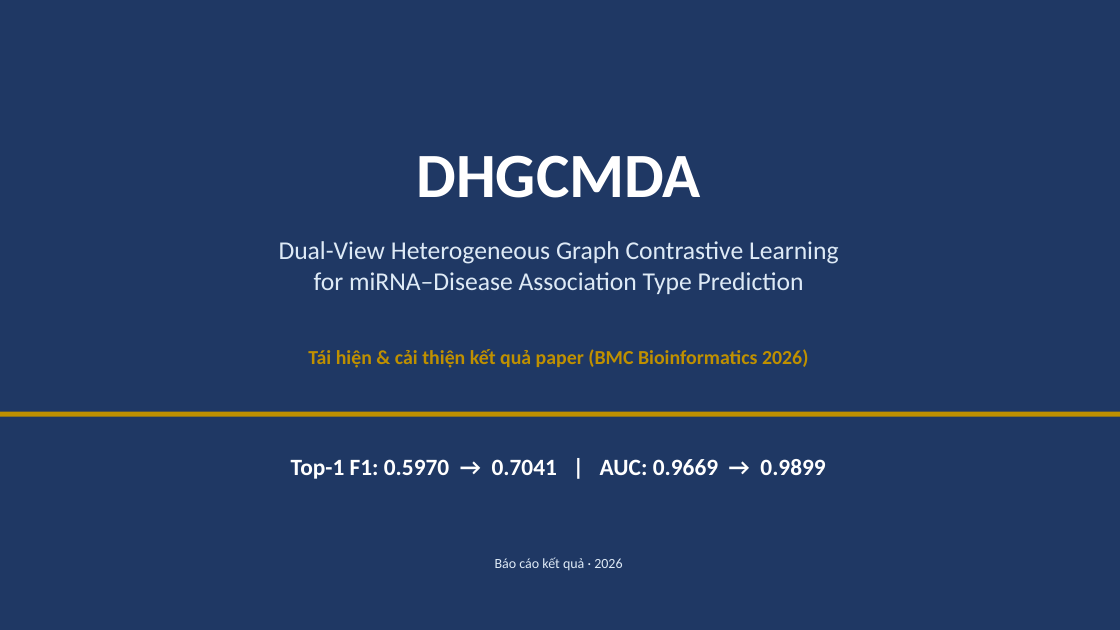
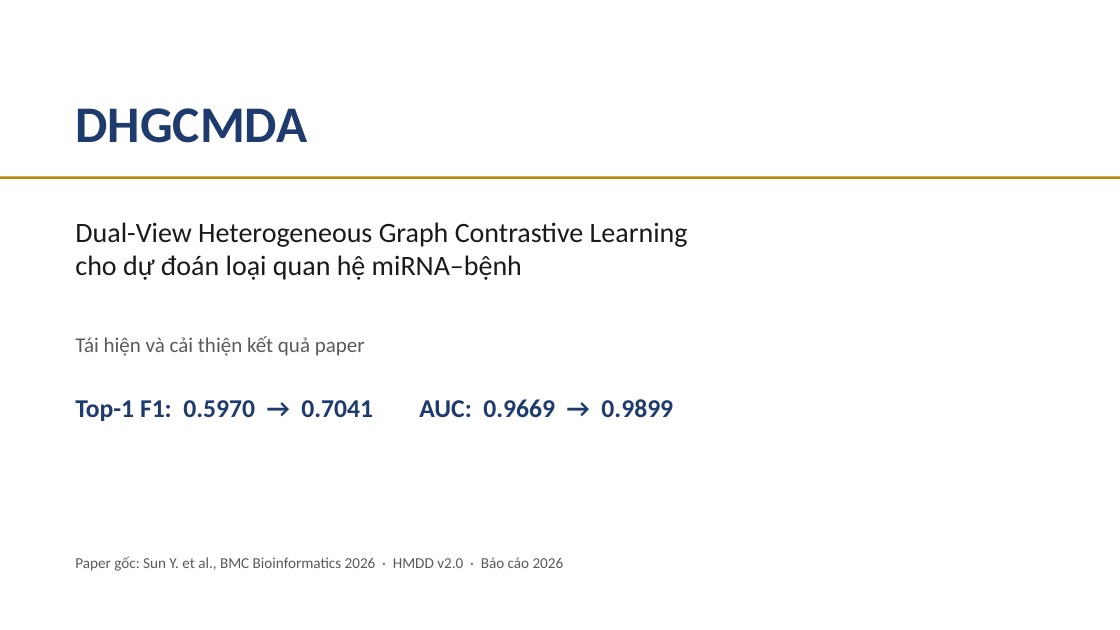
Before and after one commit to hoangtien07/DHGCMDA-fork, a slide deck: slide 1 of Slide_BaoCao_DHGCMDA.pptx. Drawn at 1120x630 pixels with LibreOffice and Linux fonts; fonts in the diff are those of the drawing. Boxes give left, top, right and bottom in pixels: in the first picture for what was removed or moved away, otherwise in the second. Text is boxed around its words. In the diff, an @@ line names an element or a change of style, - is before the commit and + after.

```diff
--- a/Slide_BaoCao_DHGCMDA.pptx
+++ b/Slide_BaoCao_DHGCMDA.pptx
@@ text "DHGCMDA" moved from (x1=416, y1=155, x2=700, y2=198) to (x1=75, y1=108, x2=307, y2=143) @@
@@ text "DHGCMDA" at (x1=75, y1=108, x2=307, y2=143): size 54 to 44 pt, text colour #FFFFFF to #1F3B6E; alignment centre to left @@
@@ rectangle resized from (x1=0, y1=0, x2=1120, y2=630) to (x1=0, y1=176, x2=1120, y2=179) @@
@@ rectangle at (x1=0, y1=176, x2=1120, y2=179): fill #1F3864 to #B8860B @@
@@ text "Dual-View Heterogeneous Graph Contrastive Learning" moved from (x1=279, y1=241, x2=839, y2=294) to (x1=75, y1=222, x2=688, y2=280) @@
@@ text at (x1=75, y1=222, x2=688, y2=247): size 22 to 24 pt, text colour #DEEAF6 to #1A1A1A in "Dual-View Heterogeneous Graph Contrastive Learning"; alignment centre to left @@
@@ text at (x1=75, y1=255, x2=522, y2=280): text changed; size 22 to 24 pt; text colour #DEEAF6 to #1A1A1A @@
-for miRNA–Disease Association Type Prediction
+cho dự đoán loại quan hệ miRNA–bệnh
@@ text at (x1=75, y1=336, x2=365, y2=356): text changed; size 17 to 18 pt; text colour #BF9000 to #5A5A5A; bold off @@
-Tái hiện & cải thiện kết quả paper (BMC Bioinformatics 2026)
+Tái hiện và cải thiện kết quả paper
@@ rectangle removed at (x1=0, y1=412, x2=1120, y2=417) @@
@@ text at (x1=75, y1=399, x2=673, y2=421): text changed; size 20 to 22 pt; text colour #FFFFFF to #1F3B6E @@
-Top-1 F1: 0.5970 → 0.7041 | AUC: 0.9669 → 0.9899
+Top-1 F1: 0.5970 → 0.7041 AUC: 0.9669 → 0.9899
@@ text at (x1=75, y1=556, x2=564, y2=571): text changed; size 12 to 13 pt; text colour #DEEAF6 to #5A5A5A @@
-Báo cáo kết quả · 2026
+Paper gốc: Sun Y. et al., BMC Bioinformatics 2026 · HMDD v2.0 · Báo cáo 2026
```
Also in this commit, not shown: 5 other slides changed, 9 slides added, 7 slides removed, 1 other file.
